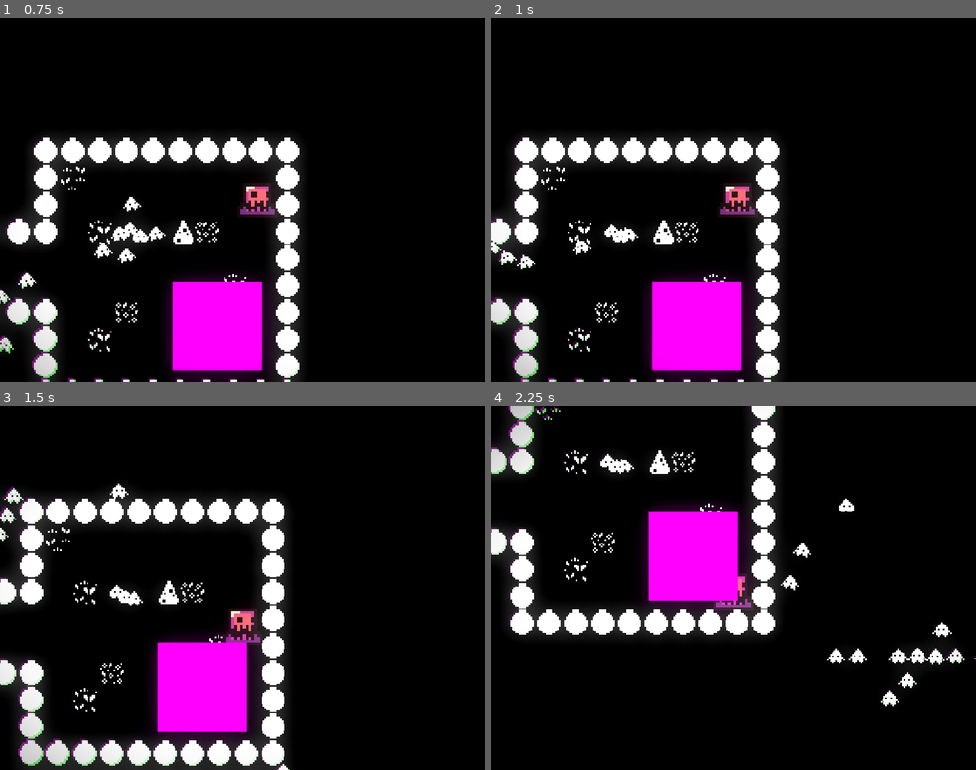
Above: before the commit, frames 1-4 (two rows, left to right).
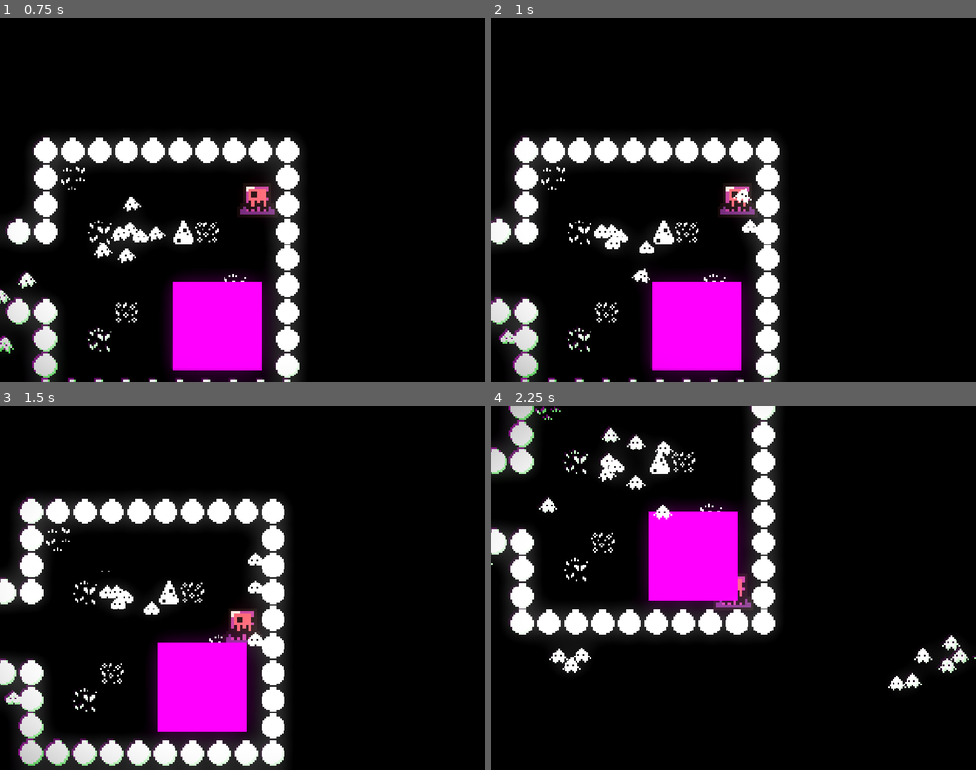
Above: after the commit, the same moments.

Repository: Octaniko/EnemyOfNone
Game: Godot game, scene res://scenes/world.tscn
Two runs of this game, one before a commit and one after it. Both use one fixed random seed, a clock stepped at 60 frames per second and the inputs below.
Inputs:
- Up to frame 1 (0.75 s): hold D (right) from 0.53 s (still down); hold Shift (recall) from 0.53 s (still down)
- Up to frame 2 (1 s): keep holding D (right); keep holding Shift (recall); tap Space (rush) at 0.8 s
- Up to frame 3 (1.5 s): release D (right) at 1.28 s; release Shift (recall) at 1.28 s; hold S (down) from 1.28 s (still down); tap Space (rush) at 1.35 s
- Up to frame 4 (2.25 s): tap Shift (recall) at 1.55 s; release S (down) at 2.03 s; hold D (right) from 2.03 s (still down); hold Shift (recall) from 2.03 s (still down)

Frame 1 is identical in both runs. In frame 2, 0.9% of the frame differs, in the area x 0-55%, y 46-90%; in frame 3, 0.9%; in frame 4, 2.0%, in the area x 0-100%, y 5-83%.

Commit message:
refactor: Fix Unit Rush logic

Diff:
--- a/scenes/entities/unit/states/unit_rush.gd
+++ b/scenes/entities/unit/states/unit_rush.gd
@@ -1,38 +1,31 @@
-# todo: make so only one rushes
-# todo: figure out why recall doesn't get everyone sometimes
-# todo: they need to rush forward and stop if there's an obstacle, not go behind walls
 extends State
 
 @export var idle_state: State = null
-@export var follow_state: State = null
-@export var rush_speed := 320
-@export var reach_tolerance := 8.0
+@export var rush_speed: float = 400.0
+const ARRIVAL_TOLERANCE := 4.0
 
 var rush_target: Vector2
 
 func enter() -> void:
-	move_speed = rush_speed
-	super()
-
-	rush_target = parent.get_rush_target_point()
-	parent.navigation_agent_2d.target_position = rush_target
-	parent.set_meta("just_rushed", true)
+	animations.play(animation_name)
+	var input_dir = parent.last_player_input
+	rush_target = parent.global_position + input_dir.normalized() * (rush_speed * 0.5)
 
 func process_physics(delta: float) -> State:
-	if parent.navigation_agent_2d.is_navigation_finished():
+	var pos = parent.global_position
+	var to_target = rush_target - pos
+	var dist = to_target.length()
+
+	if dist <= ARRIVAL_TOLERANCE:
 		return idle_state
 
-	var next_path_position = parent.navigation_agent_2d.get_next_path_position()
-	parent.velocity = (next_path_position - parent.global_position).normalized() * move_speed
-	parent.move_and_slide()
-	parent.animations.flip_h = false if parent.velocity.x > 0 else true
+	var dir = to_target.normalized()
+	var velocity = dir * rush_speed
 
-	if parent.global_position.distance_to(rush_target) <= reach_tolerance:
+	var collision = parent.move_and_collide(velocity * delta)
+	if collision:
 		return idle_state
 
+	parent.animations.flip_h = dir.x < 0
+
 	return null
-
-func process_input(event: InputEvent) -> State:
-	if event is InputEventAction and event.is_action_pressed("recall"):
-		return follow_state
-	return null
--- a/scenes/entities/unit/unit.tscn
+++ b/scenes/entities/unit/unit.tscn
@@ -155,10 +155,9 @@
 idle_state = NodePath("../Idle")
 animation_name = "move"
 
-[node name="Rush" type="Node" parent="StateMachine" node_paths=PackedStringArray("idle_state", "follow_state")]
+[node name="Rush" type="Node" parent="StateMachine" node_paths=PackedStringArray("idle_state")]
 script = ExtResource("5_6v3vn")
 idle_state = NodePath("../Idle")
-follow_state = NodePath("../Follow")
 animation_name = "move"
 
 [node name="Idle" type="Node" parent="StateMachine" node_paths=PackedStringArray("follow_state")]
